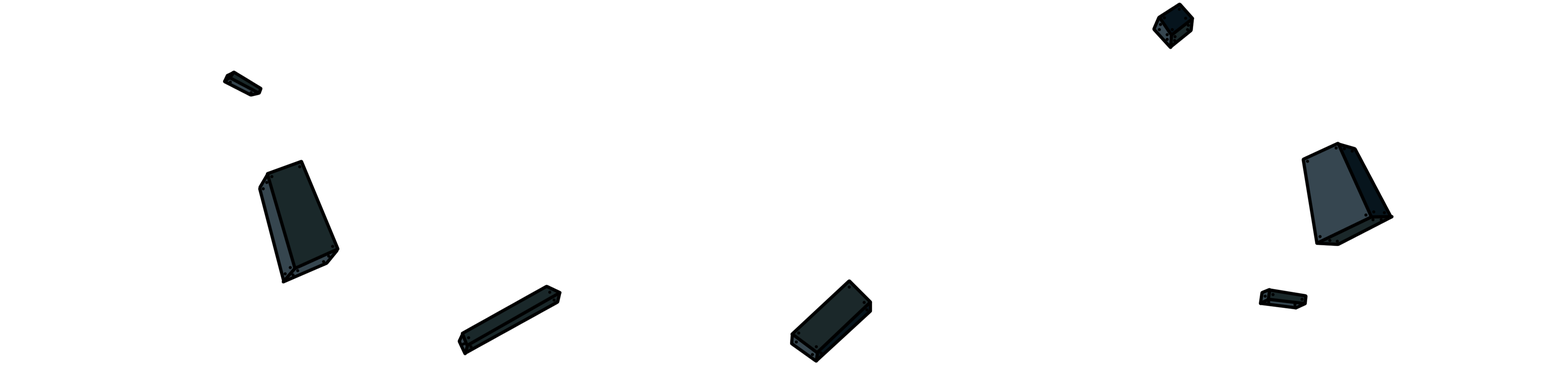
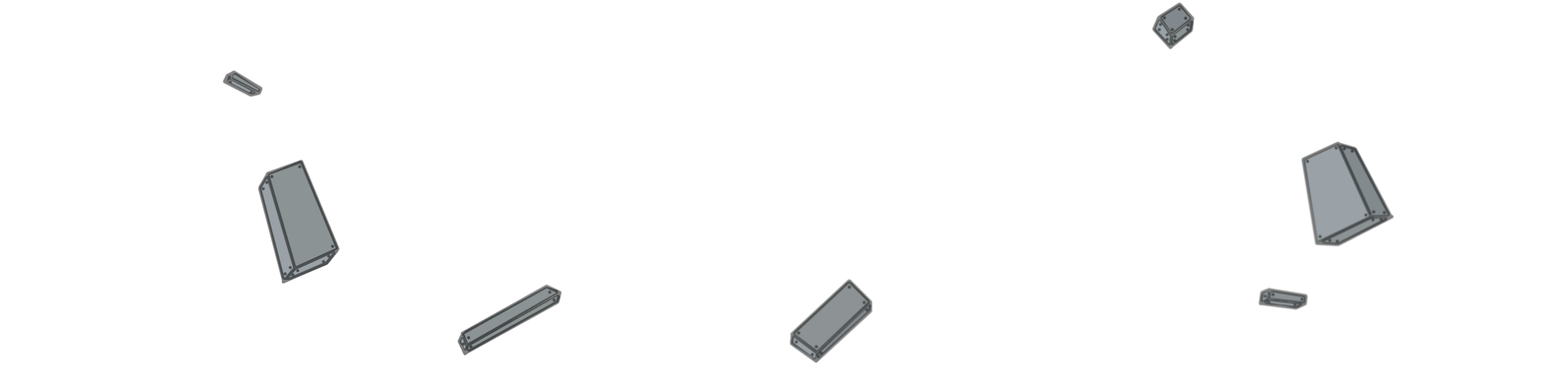
Two versions of the same layered image (w=1568, h=392). Layer-by-layer changes:
"Linework": opacity 100% → 50%, painted on it over bbox(222, 1, 1395, 364)
"Color": opacity 100% → 50%, painted on it over bbox(226, 3, 1392, 361)
